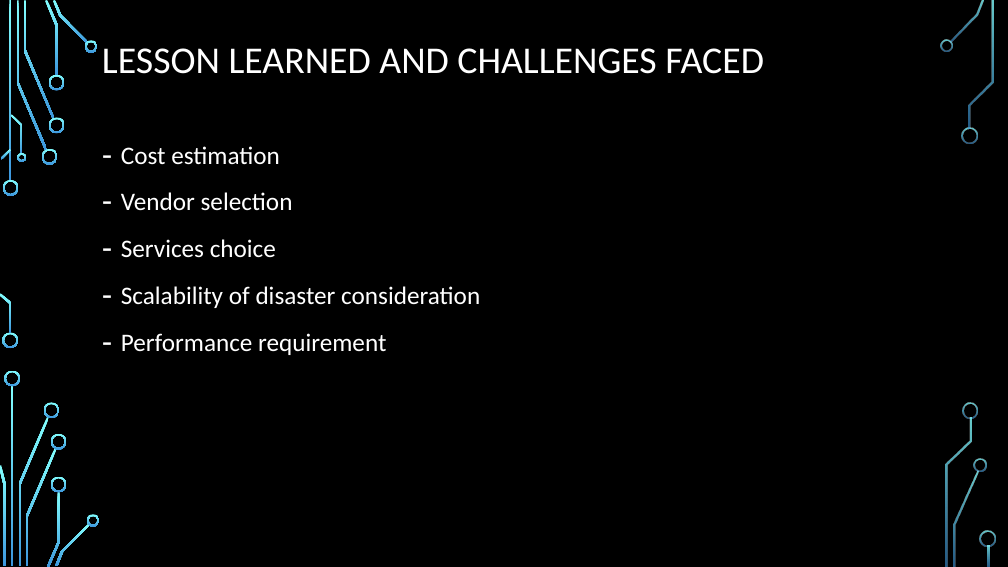
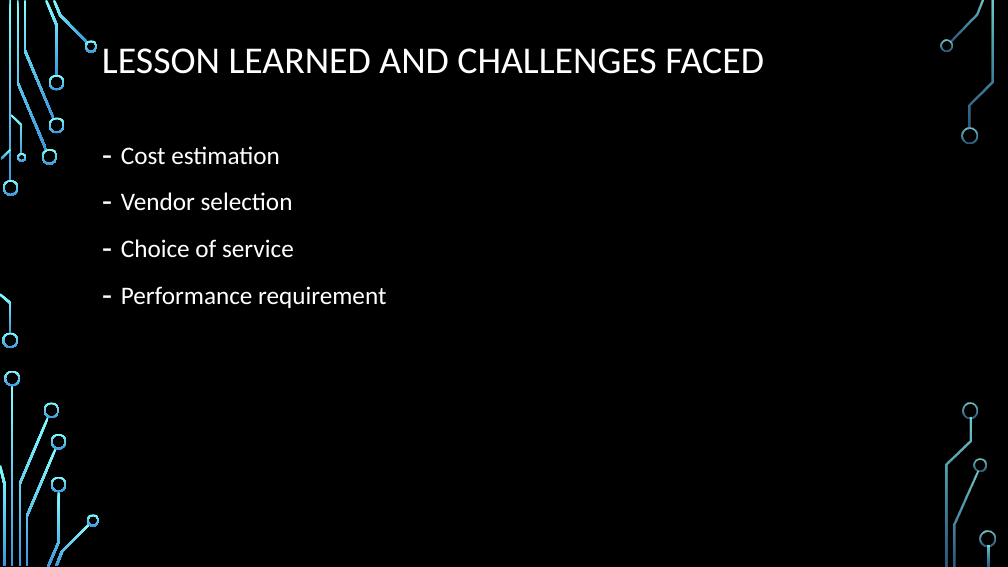
Before and after one commit to chenghao1983/c6c1d99d-502e-4a47-b8f5-35181e48b4fa_PT4, a slide deck: slide 8 of Doc/Active Learning on the Cloud - PT4.pptx. Drawn at 1008x567 pixels with LibreOffice and Linux fonts; fonts in the diff are those of the drawing; background and template pictures are left out. Boxes give left, top, right and bottom in pixels: in the first picture for what was removed or moved away, otherwise in the second. Text is boxed around its words. In the diff, an @@ line names an element or a change of style, - is before the commit and + after.

```diff
--- a/Doc/Active Learning on the Cloud - PT4.pptx
+++ b/Doc/Active Learning on the Cloud - PT4.pptx
@@ text at [121, 239, 294, 258]: text changed @@
-– Services choice
-– Scalability of disaster consideration
+– Choice of service
```
Also in this commit, not shown: 21 other files.
